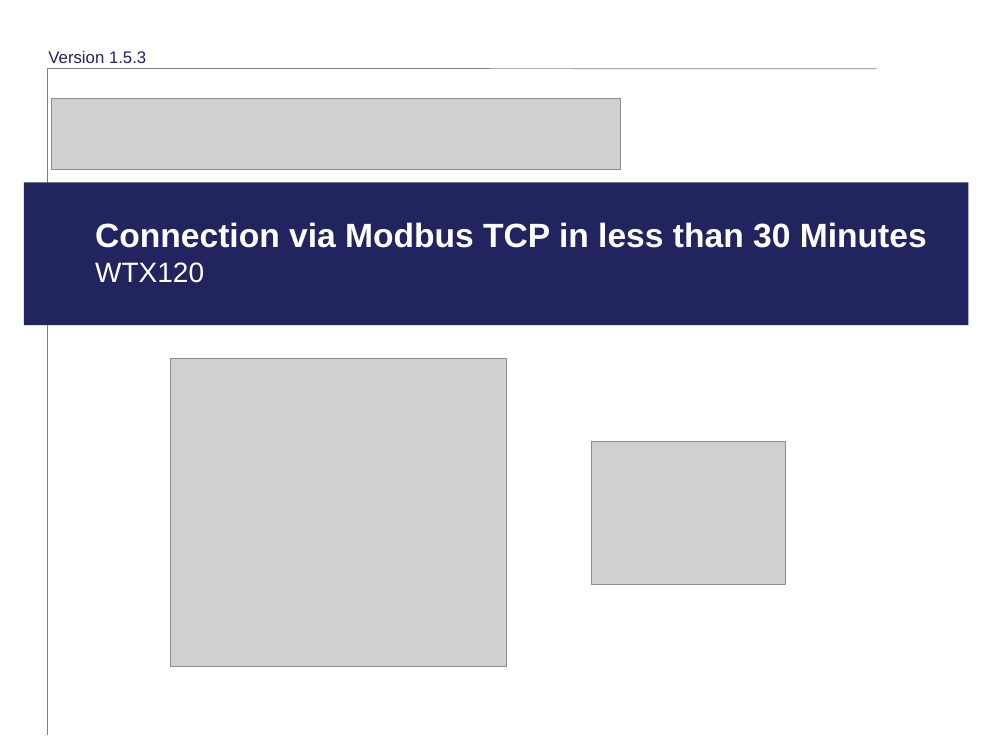
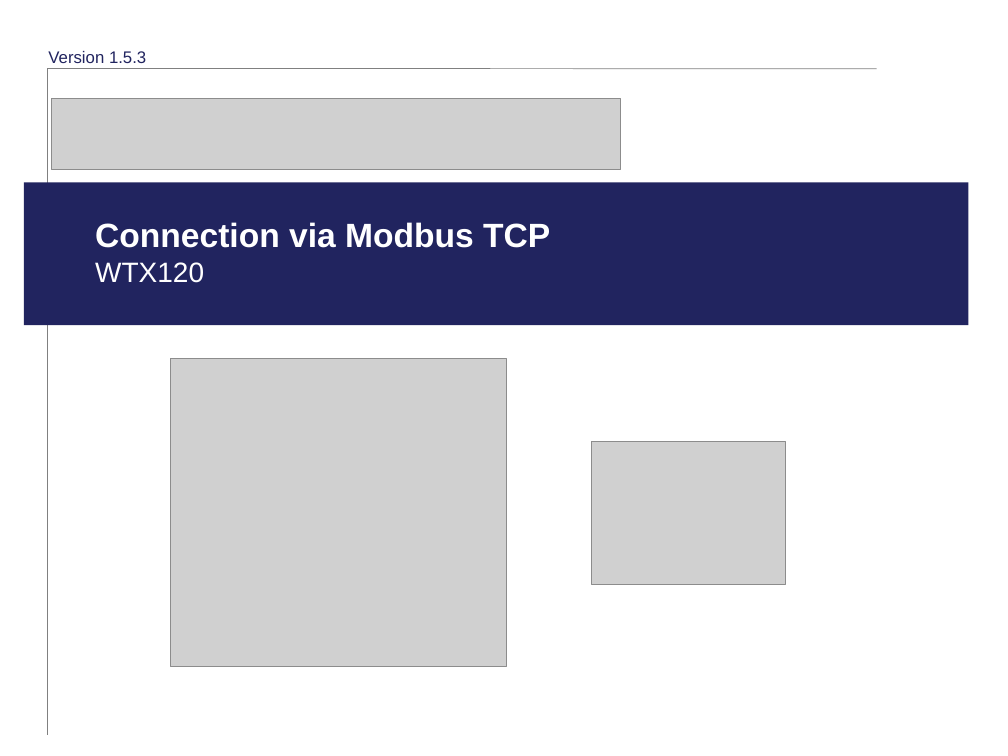
Before and after one commit to FelixHuettlatHBM/ModbusTCP_WTX, a slide deck: slide 1 of Doc/HowTo-WTXModbus.pptx. Drawn at 1008x756 pixels with LibreOffice and Linux fonts; fonts in the diff are those of the drawing; grey boxes stand for pictures; background and template pictures are left out. Boxes give left, top, right and bottom in pixels: in the first picture for what was removed or moved away, otherwise in the second. Text is boxed around its words. In the diff, an @@ line names an element or a change of style, - is before the commit and + after.

```diff
--- a/Doc/HowTo-WTXModbus.pptx
+++ b/Doc/HowTo-WTXModbus.pptx
@@ title at bbox=[95, 222, 550, 283]: text changed @@
-Connection via Modbus TCP in less than 30 Minutes
-WTX120
+Connection via Modbus TCP
+WTX120
```
Also in this commit, not shown: 2 other slides changed, 1 slide added, 4 other files.
